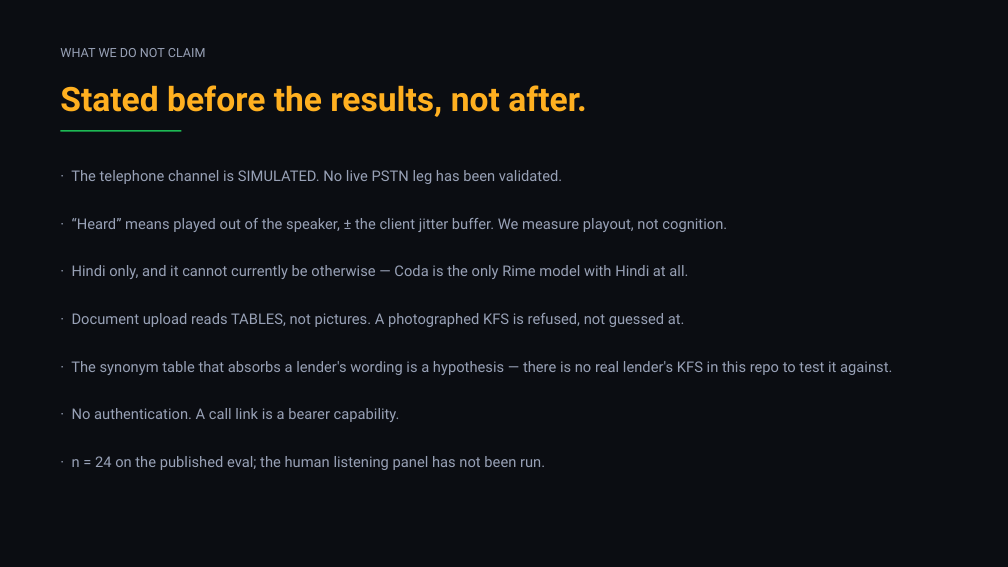
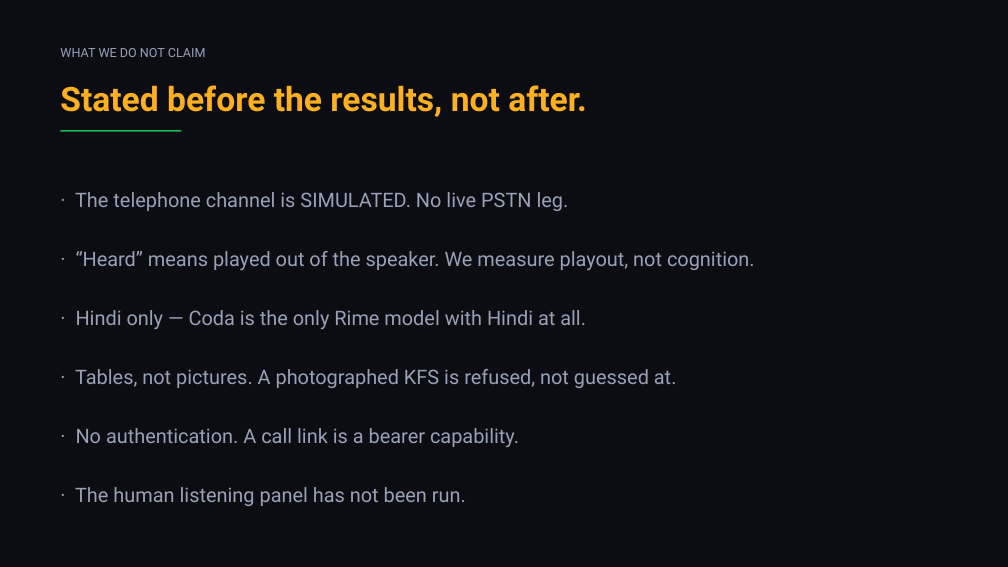
Before and after one commit to SwapnanilAdhikary/SAMJHA, a slide deck: slide 9 of ppt/samjha.pptx (slide 10 before the commit). Drawn at 1008x567 pixels with LibreOffice and Linux fonts; fonts in the diff are those of the drawing. Boxes give left, top, right and bottom in pixels: in the first picture for what was removed or moved away, otherwise in the second. Text is boxed around its words. In the diff, an @@ line names an element or a change of style, - is before the commit and + after.

```diff
--- a/ppt/samjha.pptx
+++ b/ppt/samjha.pptx
@@ text at (x1=75, y1=192, x2=569, y2=211): text changed; size 14 to 19 pt @@
-· The telephone channel is SIMULATED. No live PSTN leg has been validated.
+· The telephone channel is SIMULATED. No live PSTN leg.
@@ text at (x1=76, y1=251, x2=755, y2=270): text changed; size 14 to 19 pt @@
-· “Heard” means played out of the speaker, ± the client jitter buffer. We measure playout, not cognition.
+· “Heard” means played out of the speaker. We measure playout, not cognition.
@@ text at (x1=76, y1=310, x2=586, y2=329): text changed; size 14 to 19 pt @@
-· Hindi only, and it cannot currently be otherwise — Coda is the only Rime model with Hindi at all.
+· Hindi only — Coda is the only Rime model with Hindi at all.
@@ text removed at (x1=71, y1=361, x2=892, y2=375) @@
-· The synonym table that absorbs a lender's wording is a hypothesis — there is no real lender's KFS in this repo to test it against.
@@ text at (x1=75, y1=369, x2=677, y2=388): text changed; size 14 to 19 pt @@
-· Document upload reads TABLES, not pictures. A photographed KFS is refused, not guessed at.
+· Tables, not pictures. A photographed KFS is refused, not guessed at.
@@ text "· No authentication. A call ..." moved from (x1=72, y1=408, x2=400, y2=422) to (x1=76, y1=428, x2=519, y2=447) @@
@@ text "· No authentication. A call ..." at (x1=76, y1=428, x2=519, y2=447): size 14 to 19 pt @@
@@ text at (x1=75, y1=487, x2=466, y2=506): text changed; size 14 to 19 pt @@
-· n = 24 on the published eval; the human listening panel has not been run.
+· The human listening panel has not been run.
```
Also in this commit, not shown: 5 other slides changed, 4 slides added, 6 slides removed, 29 other files.
